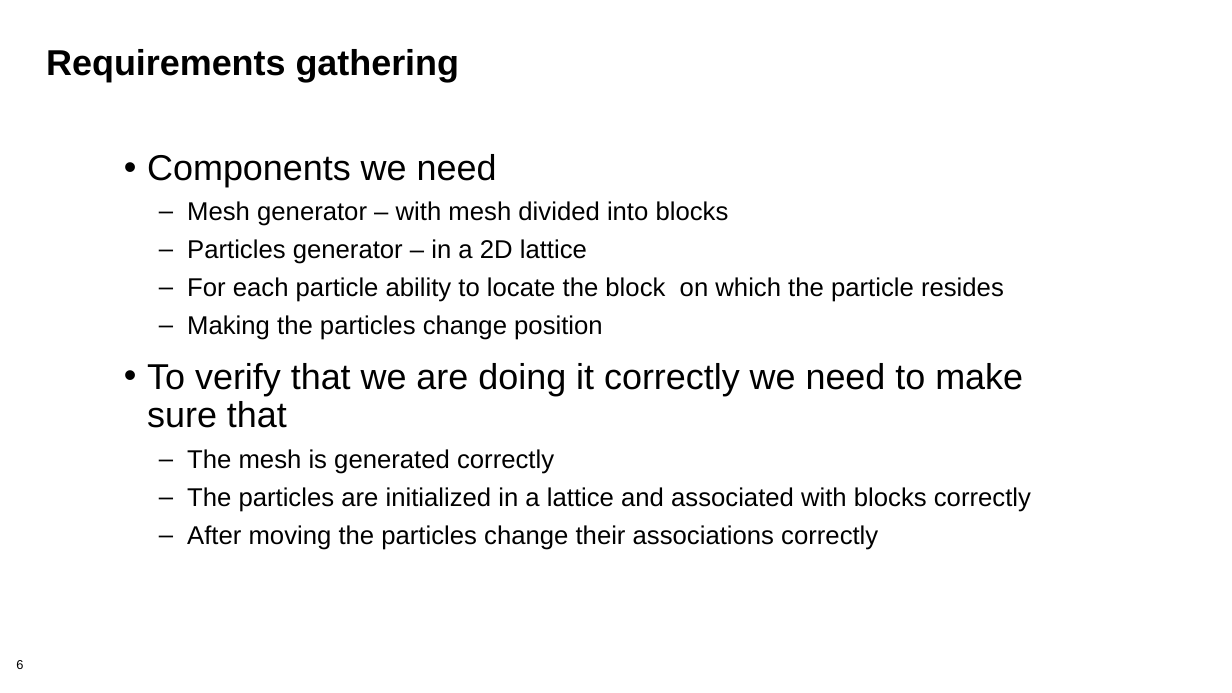
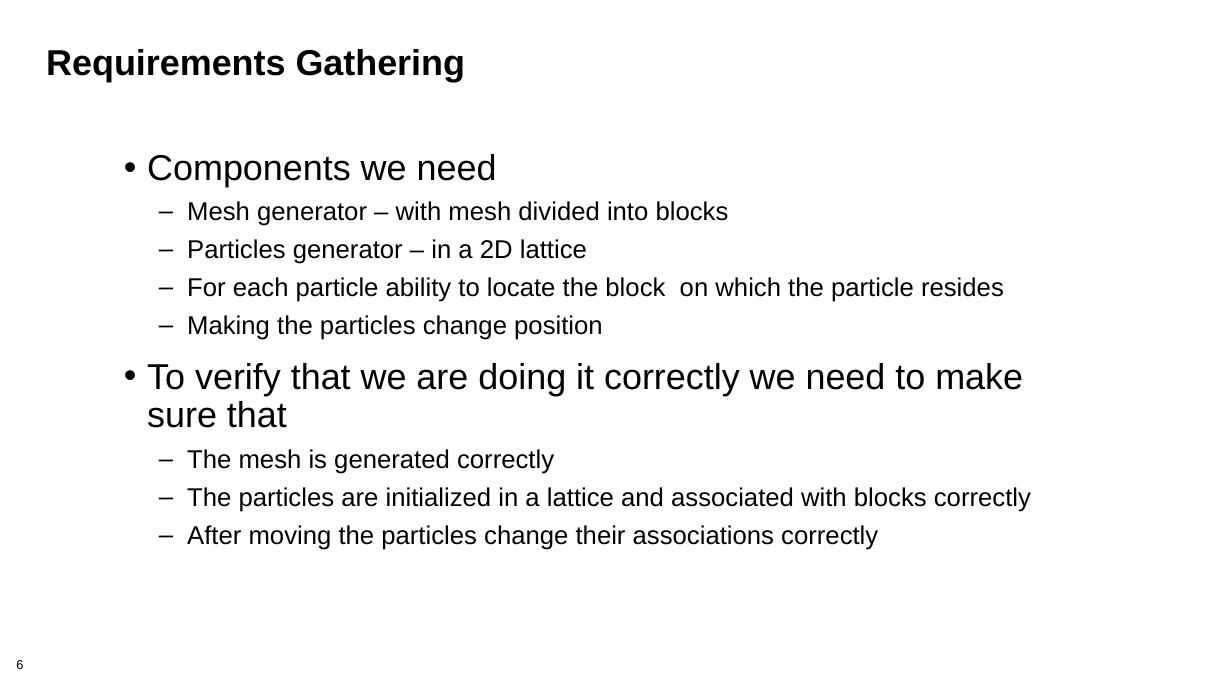
Before and after one commit to bssw-tutorial/presentations, a slide deck: slide 6 of dev-test-llm.pptx. Drawn at 1232x693 pixels with LibreOffice and Linux fonts; fonts in the diff are those of the drawing. Boxes give left, top, right and bottom in pixels: in the first picture for what was removed or moved away, otherwise in the second. Text is boxed around its words. In the diff, an @@ line names an element or a change of style, - is before the commit and + after.

```diff
--- a/dev-test-llm.pptx
+++ b/dev-test-llm.pptx
@@ title at <box>46,49,466,82</box>: text changed @@
-Requirements gathering
+Requirements Gathering
```
Also in this commit, not shown: 15 other slides changed.
